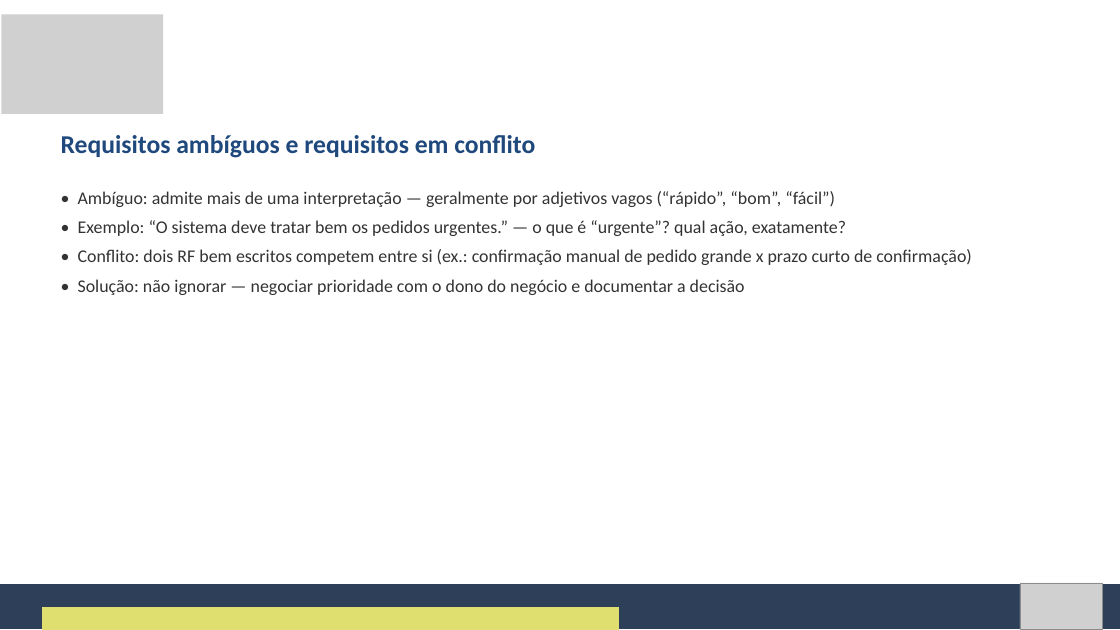
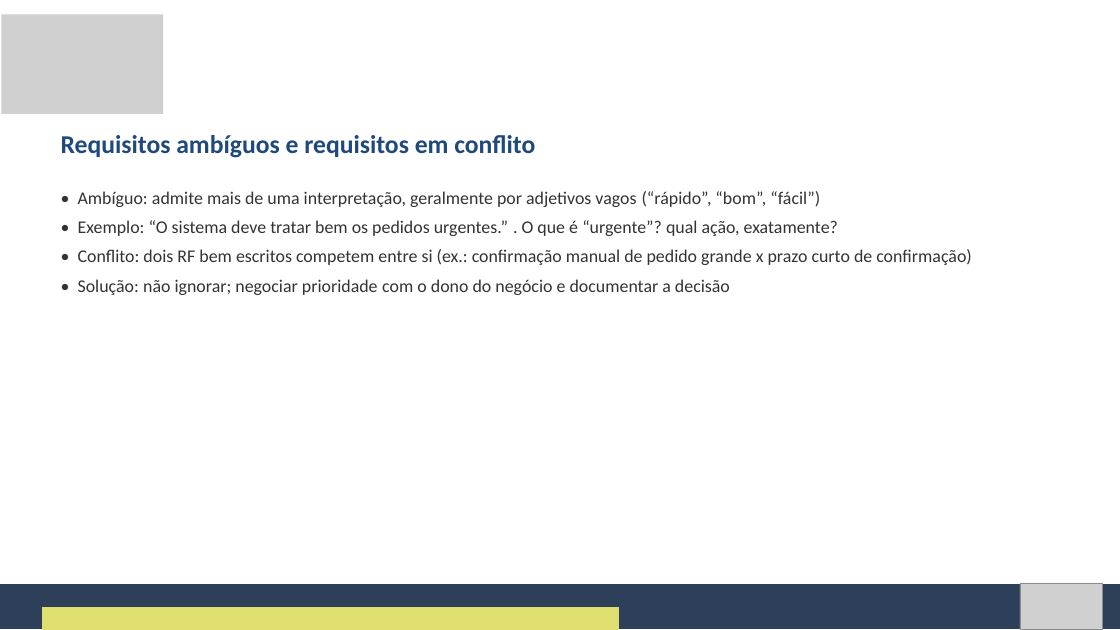
Before and after one commit to Natan20/Curso-Modelagem-De-Sistemas-Material, a slide deck: slide 16 of Aula 02 - 04-09-2026/Aula 2 - Slides.pptx. Drawn at 1120x630 pixels with LibreOffice and Linux fonts; fonts in the diff are those of the drawing; grey boxes stand for pictures. Boxes give left, top, right and bottom in pixels: in the first picture for what was removed or moved away, otherwise in the second. Text is boxed around its words. In the diff, an @@ line names an element or a change of style, - is before the commit and + after.

```diff
--- a/Aula 02 - 04-09-2026/Aula 2 - Slides.pptx
+++ b/Aula 02 - 04-09-2026/Aula 2 - Slides.pptx
@@ text at (78,191,838,236): text changed @@
-• Ambíguo: admite mais de uma interpretação — geralmente por adjetivos vagos (“rápido”, “bom”, “fácil”)
-• Exemplo: “O sistema deve tratar bem os pedidos urgentes.” — o que é “urgente”? qual ação, exatamente?
+• Ambíguo: admite mais de uma interpretação, geralmente por adjetivos vagos (“rápido”, “bom”, “fácil”)
+• Exemplo: “O sistema deve tratar bem os pedidos urgentes.” . O que é “urgente”? qual ação, exatamente?
@@ text at (78,279,730,295): text changed @@
-• Solução: não ignorar — negociar prioridade com o dono do negócio e documentar a decisão
+• Solução: não ignorar; negociar prioridade com o dono do negócio e documentar a decisão
```
Also in this commit, not shown: 14 other slides changed, 2 other files.
